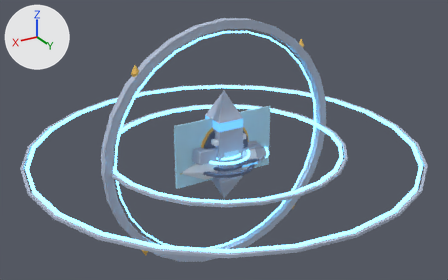
What one commit did to the FBX model assets/export/worlds/sky_citadel/sky_citadel_props.fbx.
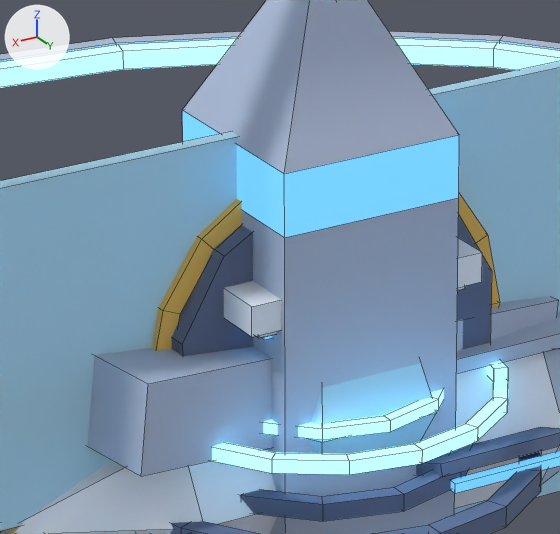
Old and new are each drawn whole from a 50 mm camera at (80.6, 134.3, 69.0) aimed at (-0.3, -0.6, 1.6) and again close up on the part from 40% to 57% of the width and 36% to 62% of the height. The axes (+X, +Y, +Z) are drawn at upper left. The lights are the same throughout. The older version's two pictures come first. The close-ups show mesh edges as thin lines. Where no turn or scale is listed for an object, it has been applied to the vertices. Vertices at exactly the same position are counted once.

The first close-up shows 'fix_forcefield_a', 'fix_vault_door_a', 'prop_beacon_b', 'prop_beacon_c', 'prop_debris_f', 'prop_keel_ring_b', 'prop_lintel_a', 'prop_pylon_a', 'prop_skiff_a' and 1 more.
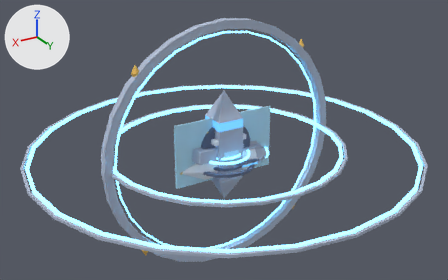
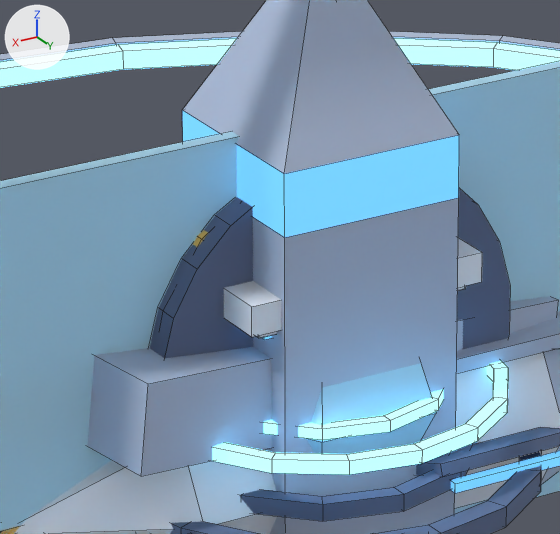
Where the change shows, as pixel boxes (x1, y1, x2, y2) in the close-ups (560 x 534 px):
'fix_vault_door_a', reshaped: before (152, 194, 500, 356); after (150, 188, 510, 358)
part 1 of me_fix_vault_door_a, added (blue): after (150, 188, 510, 358)

The change, as a list of edits to the scene's bpy script:
```text
Change me_fix_vault_door_a:
    used by ob_fix_vault_door_a; location = (0.0, 0.0, 0.0)
    remove me_fix_vault_door_a.from_pydata(...)  # 150 vertices, 124 faces; spans x -7.7..7.7, y -1.4..1.5, z -7.7..7.7
    add me_fix_vault_door_a.from_pydata(...)  # 174 vertices, 136 faces; spans x -7.7..7.7, y -1.4..1.5, z -7.7..7.7
    me_fix_vault_door_a part 1: a new loose piece, a 24-sided cylinder along y spanning x -7.6..7.6, y 0.2..1.5, z -7.6..7.6, in mat_sc_deepalloy (blue #5c6886)
    other edits to the shape of me_fix_vault_door_a do not show in these pictures
```
